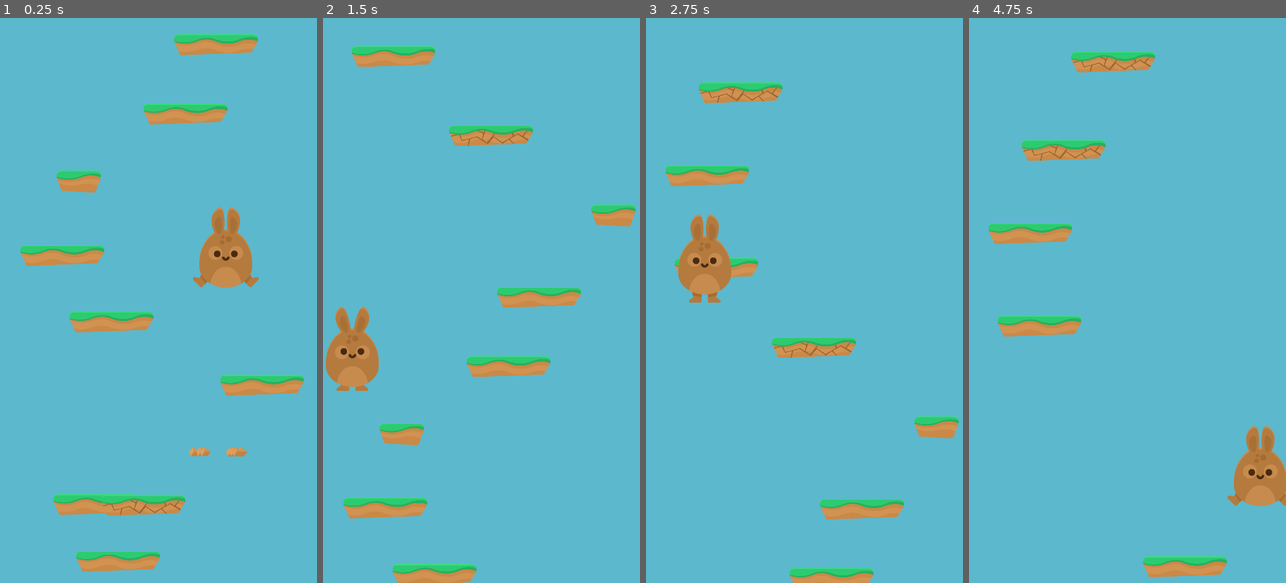
Above: before the commit, frames 1-4 (left to right).
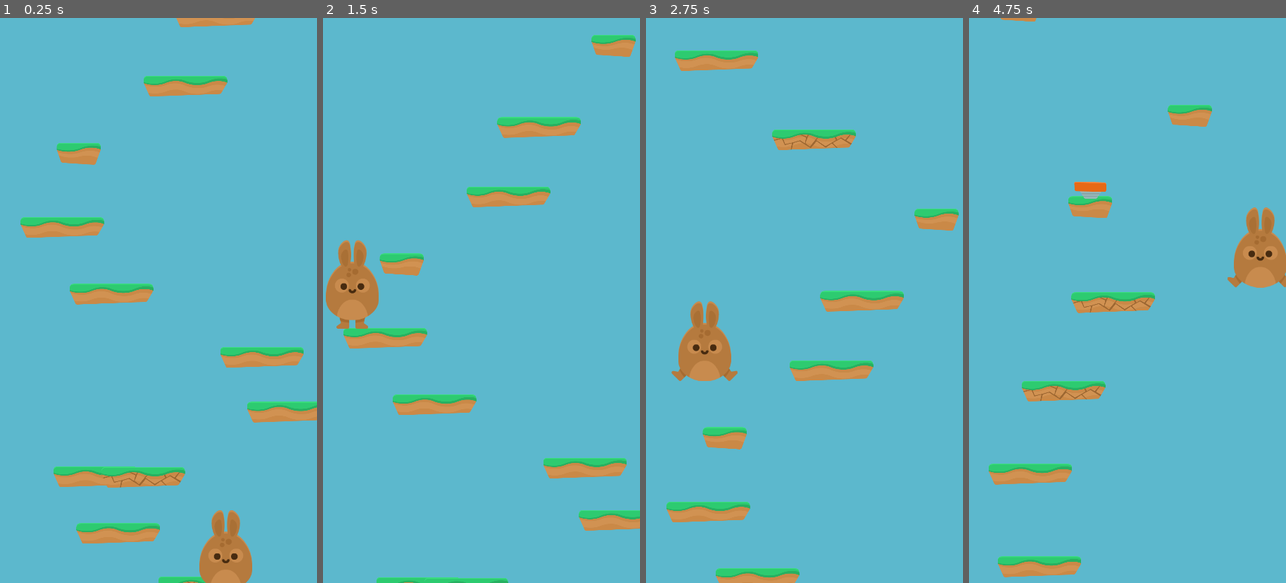
Above: after the commit, the same moments.

Repository: guilhermehto/platform-jump
Game: Godot game, scene res://scenes/Game.tscn
Two runs of this game, one before a commit and one after it. Both use one fixed random seed, a clock stepped at 60 frames per second and the inputs below.
Inputs:
- Up to frame 1 (0.25 s): no input
- Up to frame 2 (1.5 s): tap Enter (ui_accept) at 0.5, 0.77 s; hold Right (ui_right) 0.53-1.28 s; hold Left (ui_left) from 1.28 s (still down)
- Up to frame 3 (2.75 s): tap Enter (ui_accept) at 1.52 s; release Left (ui_left) at 2.03 s; hold Right (ui_right) from 2.03 s (still down)
- Up to frame 4 (4.75 s): tap Enter (ui_accept) at 3.02, 3.77, 4.52 s; release Right (ui_right) at 3.53 s; hold Left (ui_left) from 3.53 s (still down)

The runs differ from the first frame. In frame 1, 18% of the frame differs, in the area x 6-100%, y 0-100%; in frame 2, 15%; in frame 3, 14%; in frame 4, 13%.

Commit message:
Moving platforms

Diff:
--- a/scenes/Game.tscn
+++ b/scenes/Game.tscn
@@ -1,16 +1,17 @@
-[gd_scene load_steps=6 format=2]
+[gd_scene load_steps=7 format=2]
 
 [ext_resource path="res://scripts/Game.gd" type="Script" id=1]
 [ext_resource path="res://scenes/GrassPlatform.tscn" type="PackedScene" id=2]
 [ext_resource path="res://scenes/GrassPlatformSmall.tscn" type="PackedScene" id=3]
 [ext_resource path="res://scenes/GrassPlatformBreak.tscn" type="PackedScene" id=4]
-[ext_resource path="res://scenes/Player.tscn" type="PackedScene" id=5]
+[ext_resource path="res://scenes/MovingGrassPlatform.tscn" type="PackedScene" id=5]
+[ext_resource path="res://scenes/Player.tscn" type="PackedScene" id=6]
 
 [node name="Game" type="Node" index="0"]
 
 script = ExtResource( 1 )
 platforms = [ ExtResource( 2 ), ExtResource( 3 ) ]
-special_platforms = [ ExtResource( 4 ) ]
+special_platforms = [ ExtResource( 4 ), ExtResource( 5 ) ]
 
 [node name="GrassPlatform" parent="." index="0" instance=ExtResource( 2 )]
 
--- /dev/null
+++ b/scenes/MovingGrassPlatform.tscn
@@ -0,0 +1,30 @@
+[gd_scene load_steps=4 format=2]
+
+[ext_resource path="res://scripts/MovingPlatform.gd" type="Script" id=1]
+[ext_resource path="res://scenes/GrassPlatform.tscn" type="PackedScene" id=2]
+
+[sub_resource type="Curve2D" id=1]
+
+bake_interval = 5.0
+_data = {
+"points": PoolVector2Array( 0, 0, 0, 0, -224, -64, 0, 0, 0, 0, 0, 0, 0, 0, 0, 0, 224, -64 )
+}
+
+[node name="MovingGrassPlatform" type="Path2D"]
+
+curve = SubResource( 1 )
+script = ExtResource( 1 )
+speed = 250
+
+[node name="Follow" type="PathFollow2D" parent="." index="0"]
+
+position = Vector2( -0.0402013, -0.520152 )
+offset = 232.916
+h_offset = 0.0
+v_offset = 0.0
+rotate = false
+cubic_interp = true
+loop = true
+lookahead = 4.0
+
+[node name="Platform" parent="Follow" index="0" instance=ExtResource( 2 )]
--- /dev/null
+++ b/scripts/MovingPlatform.gd
@@ -0,0 +1,23 @@
+extends Path2D
+
+export var speed = 250
+
+onready var follow = $Follow
+onready var platform = $Follow/Platform
+
+
+var direction = 1
+var sprite_half_width
+
+func _ready():
+	randomize()
+	direction = 1 if rand_range(0,100) > 50 else -1
+	sprite_half_width = platform.sprite_half_width
+
+
+func _process(delta):
+	follow.offset += speed * direction * delta
+	if direction > 0 and follow.unit_offset > 0.99:
+		direction = -1
+	elif direction < 0 and follow.unit_offset < 0.01:
+		direction = 1
Not shown: 1 places in scenes/Game.tscn that only renumber resources
